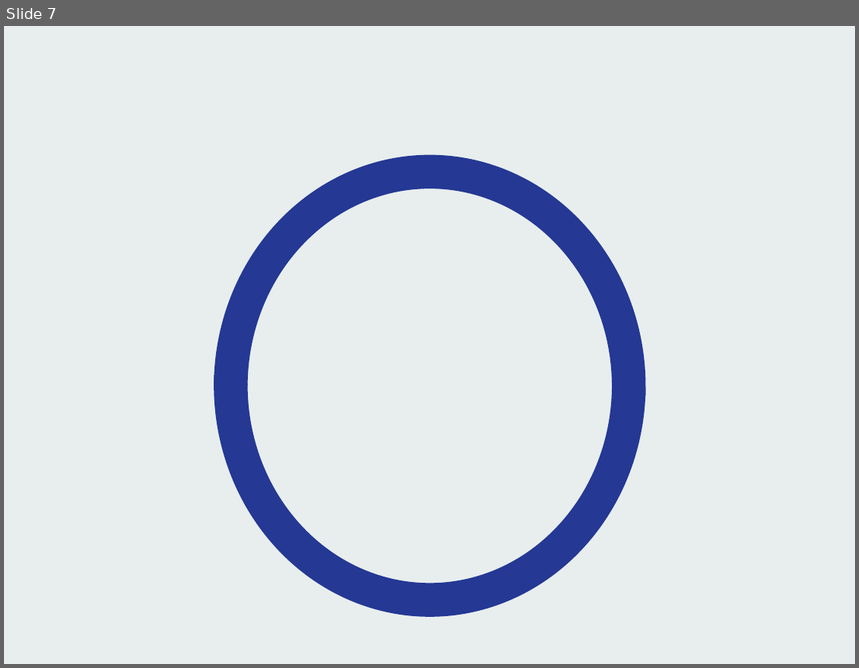
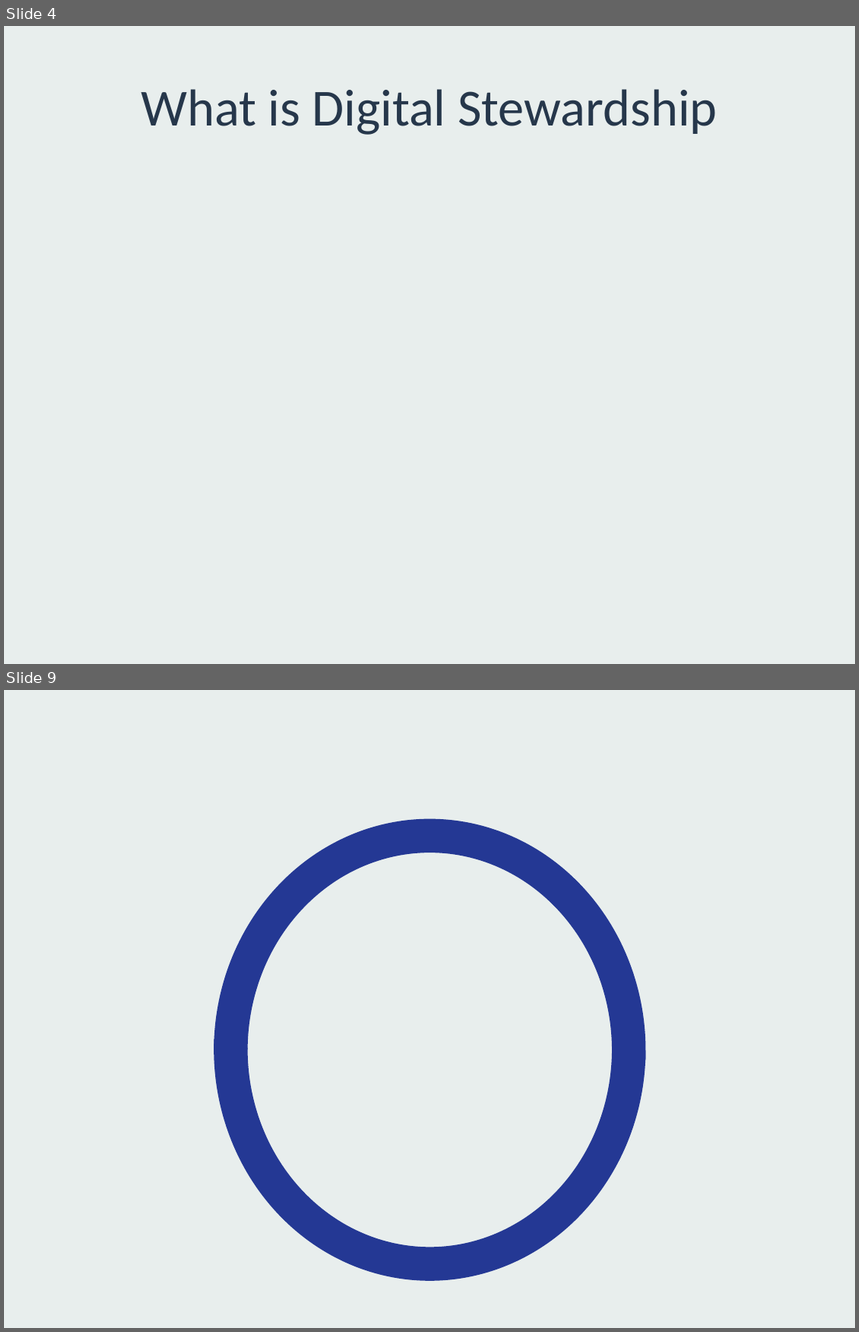
Before and after one commit to sarahjeansweeney/various_files, a slide deck: Presentations/Open Repositories 2016/Digital Stewardship/DigitalStewardship.pptx. Shown one above the other, each under a label of ours: slide 7 before the commit, slides 4 and 9 after it; the slides between them are not shown. The pictures are 859x668 and 859x1332 pixels, drawn with LibreOffice and Linux fonts; fonts in the diff are those of the drawing. Boxes give left, top, right and bottom in pixels: in the first picture for what was removed or moved away, otherwise in the second. Text is boxed around its words. In the diff, an @@ line names an element or a change of style, - is before the commit and + after.

```diff
--- a/Presentations/Open Repositories 2016/Digital Stewardship/DigitalStewardship.pptx
+++ b/Presentations/Open Repositories 2016/Digital Stewardship/DigitalStewardship.pptx
@@ slide 4 added at [4,26,855,664], background #E8EEED @@
@@ title added at [141,89,718,135], 44 pt, text #26374B @@
+What is Digital Stewardship
@@ what was slide 7 is now slide 9 @@
```
Also in this commit, not shown: 2 slides changed, 5 other slides added, 4 slides removed.
